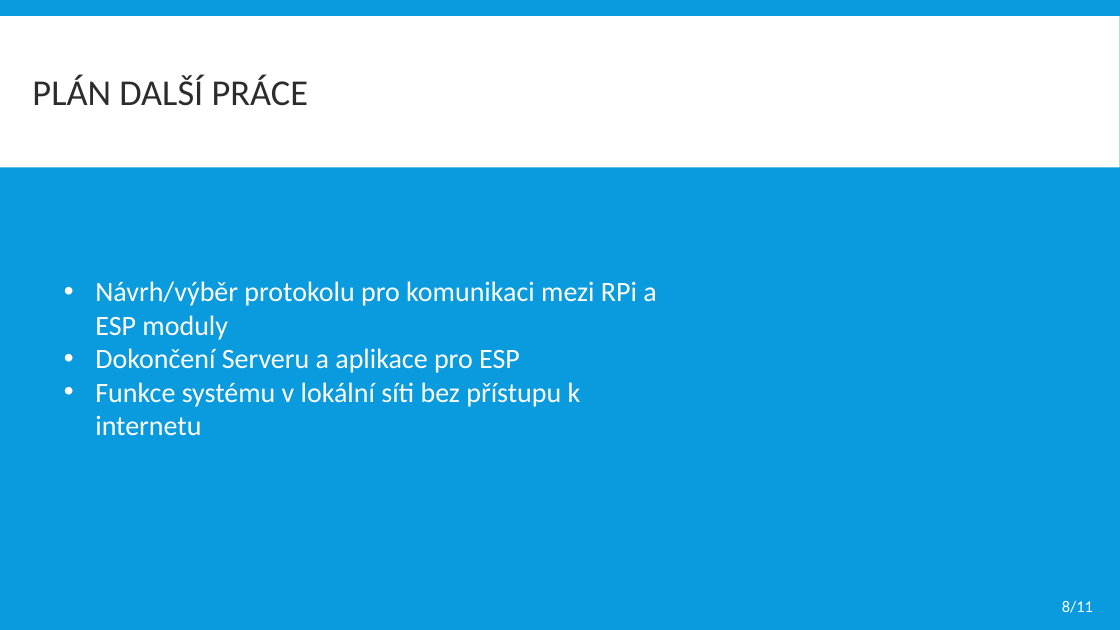
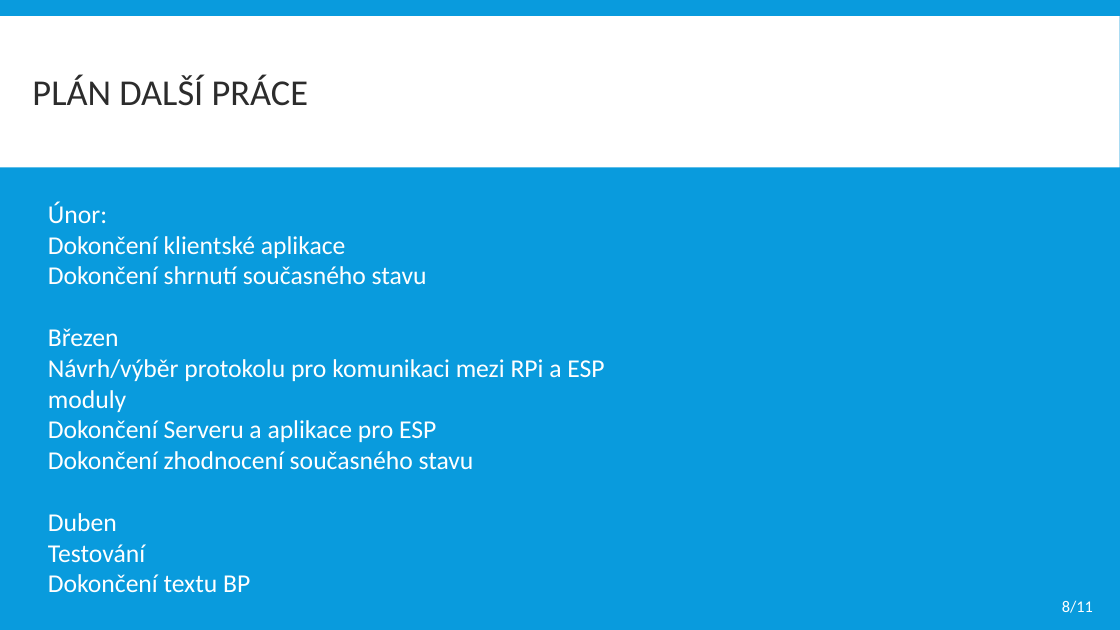
Before and after one commit to dinoq/RPi-Smart-Home, a slide deck: slide 8 of BP/Obhajoba BP/2021/ITT prezentace.pptx. Drawn at 1120x630 pixels with LibreOffice and Linux fonts; fonts in the diff are those of the drawing. Boxes give left, top, right and bottom in pixels: in the first picture for what was removed or moved away, otherwise in the second. Text is boxed around its words. In the diff, an @@ line names an element or a change of style, - is before the commit and + after.

```diff
--- a/BP/Obhajoba BP/2021/ITT prezentace.pptx
+++ b/BP/Obhajoba BP/2021/ITT prezentace.pptx
@@ text "Únor:": place and size @@
-text "Únor:" at box(95, 281, 656, 435)
+text "Únor:" at box(48, 202, 604, 592)
@@ text at box(48, 202, 427, 346): paragraphs added @@
+Únor:
+Dokončení klientské aplikace
+Dokončení shrnutí současného stavu
+Březen
@@ text at box(48, 359, 604, 442): size 24 to 22 pt in "Návrh/výběr protokolu pro komunikaci mezi RPi a ...", "Dokončení Serveru a aplikace pro ESP"; bullet • to none @@
@@ text at box(48, 451, 474, 592): text changed; size 24 to 22 pt @@
-• Funkce systému v lokální síti bez přístupu k internetu
+Dokončení zhodnocení současného stavu
+Duben
+Testování
+Dokončení textu BP
```
Also in this commit, not shown: 6 other slides changed, 1 slide removed, 3 other files.
